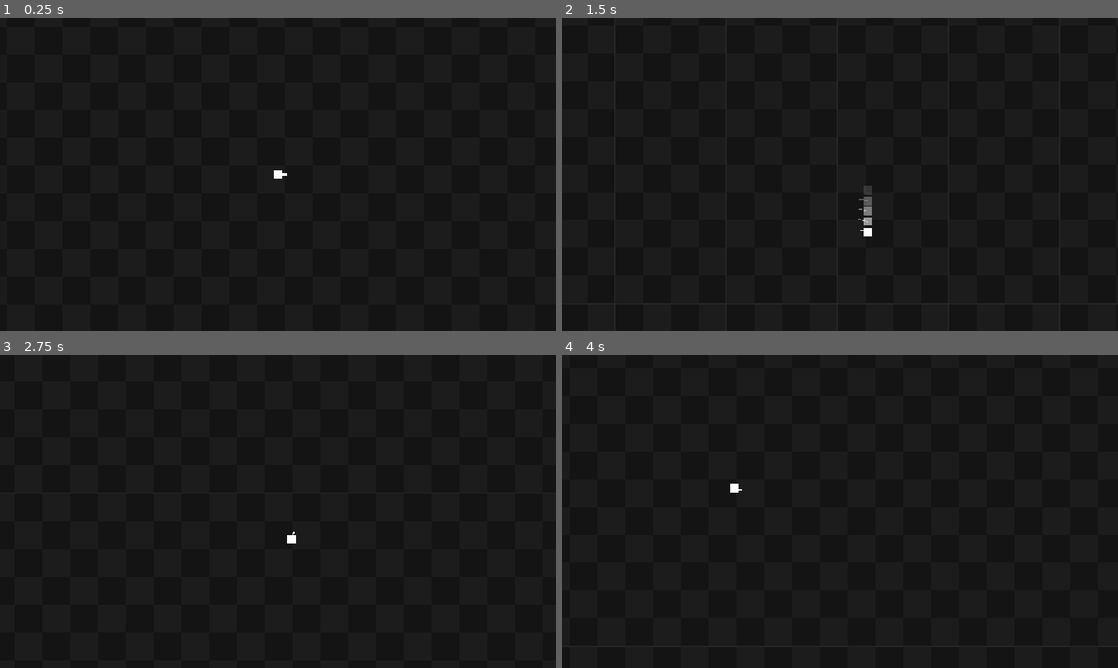
Above: before the commit, frames 1-4 (two rows, left to right).
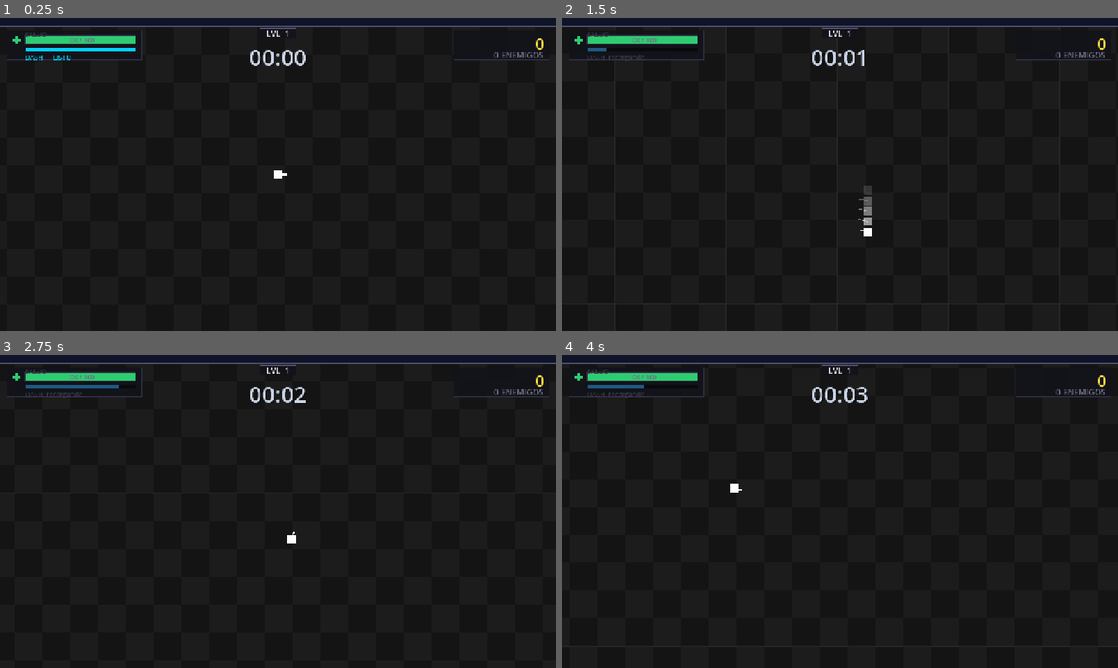
Above: after the commit, the same moments.

Repository: elJulioDev/ProyectSurvivor-Remake
Game: Godot game, scene res://scenes/gameplay.tscn
Same seed, same stepped clock (60 frames per second), same inputs: the game is played once before the commit and once after it. This scene is started directly instead of the project's main scene.
Inputs (mouse positions are in pixels of both pictures, inside the frame that each line leads up to):
- Up to frame 1 (0.25 s): no input
- Up to frame 2 (1.5 s): tap Enter at 0.5 s; move the mouse to (962, 158) at 0.52 s; hold D (move_right) 0.53-1.28 s; tap Ctrl (dash) at 0.6, 1.35 s; move the mouse to (728, 190) at 1.27 s; hold S (move_down) from 1.28 s (still down)
- Up to frame 3 (2.75 s): move the mouse to (333, 442) at 2.02 s; release S (move_down) at 2.03 s; hold D (move_right) from 2.03 s (still down); tap Ctrl (dash) at 2.1 s
- Up to frame 4 (4 s): tap Space at 2.75 s; move the mouse to (812, 574) at 2.77 s; release D (move_right) at 2.78 s; hold W (move_up) 2.78-3.53 s; tap Ctrl (dash) at 2.85, 3.6 s; tap Enter at 3.5 s; move the mouse to (1006, 558) at 3.52 s; hold A (move_left) from 3.53 s (still down)

The runs differ from the first frame. In frame 1, 2.0% of the frame differs, in the area x 0-100%, y 2-16%; in frame 2, 1.8%; in frame 3, 1.9%; in frame 4, 1.9%.

Commit message:
Implementacion de la funcionalidad del HUD para mostrar la puntuación, los enemigos vivos, salud y el tiempo de la oleada.

Diff:
--- a/scenes/gameplay.gd
+++ b/scenes/gameplay.gd
@@ -24,15 +24,14 @@
 
 	player_ref = $World/Player
 	if player_ref:
-		# En Godot 4 se conecta directamente
 		player_ref.died.connect(_on_player_died)
 		player_ref.leveled_up.connect(_on_player_leveled_up)
 
-		# 1. Mover al jugador al centro de la pantalla inicial
-		player_ref.global_position = Vector2(GameManager.WORLD_WIDTH / 2.0, GameManager.WORLD_HEIGHT / 2.0)
+		player_ref.global_position = Vector2(
+			GameManager.WORLD_WIDTH / 2.0,
+			GameManager.WORLD_HEIGHT / 2.0
+		)
 
-		# 2. Eliminamos camera.reparent(player_ref). Dejamos que camera.gd haga el seguimiento global.
-		# Forzamos un salto instantáneo para centrar la cámara al iniciar el juego.
 		if camera.has_method("snap_to_player"):
 			camera.snap_to_player()
 
@@ -43,15 +42,25 @@
 	camera.limit_top    = 0
 	camera.limit_right  = GameManager.WORLD_WIDTH
 	camera.limit_bottom = GameManager.WORLD_HEIGHT
-
-	# 3. Desactivamos el suavizado nativo de Godot para que no pelee
-	# con la física "lerp_dt" que programaste en camera.gd
 	camera.position_smoothing_enabled = false
 
 func _process(delta: float) -> void:
 	if game_over:
 		return
+
 	game_time += delta
+	_update_hud()
+
+# ── Actualiza el HUD con los datos del frame ──────────────────────────
+func _update_hud() -> void:
+	if not is_instance_valid(hud):
+		return
+
+	hud.score         = score
+	hud.enemies_alive = enemies_container.get_child_count()
+	hud.wave_time_str = _format_time(game_time)
+
+# ── Callbacks ────────────────────────────────────────────────────────
 
 func _on_player_died() -> void:
 	game_over = true
--- a/scenes/gameplay.tscn
+++ b/scenes/gameplay.tscn
@@ -4,6 +4,7 @@
 [ext_resource type="Script" uid="uid://cudqalr7suo7i" path="res://scripts/world/background_layer.gd" id="2_ct7aa"]
 [ext_resource type="PackedScene" uid="uid://j1e488b6hoow" path="res://entities/player.tscn" id="3_ocj2s"]
 [ext_resource type="Script" uid="uid://cbf04560fyyou" path="res://scripts/utils/camera.gd" id="4_ct7aa"]
+[ext_resource type="Script" uid="uid://bvc8wnm4tbetm" path="res://scripts/ui/hud.gd" id="5_hud"]
 
 [node name="Gameplay" type="Node2D" unique_id=1330324624]
 script = ExtResource("1_l1v76")
@@ -30,16 +31,18 @@
 limit_top = -1
 limit_right = 11999
 limit_bottom = 8999
-position_smoothing_enabled = true
 script = ExtResource("4_ct7aa")
 
 [node name="HUD" type="CanvasLayer" parent="." unique_id=214702150]
 
 [node name="HUDControl" type="Control" parent="HUD" unique_id=1703175734]
 layout_mode = 3
-anchors_preset = 0
-offset_right = 40.0
-offset_bottom = 40.0
-metadata/_edit_use_anchors_ = true
+anchors_preset = 15
+anchor_right = 1.0
+anchor_bottom = 1.0
+grow_horizontal = 2
+grow_vertical = 2
+mouse_filter = 2
+script = ExtResource("5_hud")
 
 [node name="Particles" type="Node2D" parent="." unique_id=1261640654]
--- /dev/null
+++ b/scripts/ui/hud.gd
@@ -0,0 +1,417 @@
+extends Control
+
+## ━━━━━━━━━━━━━━━━━━━━━━━━━━━━━━━━━━━━━━━━━━━━━━━━━━━━━━━━━━━━━
+##  hud.gd — ProyectSurvivor (Godot 4)
+##  Traducción fiel de src/ui/hud.py
+##
+##  Conexión (desde gameplay.gd cada frame):
+##      hud.score         = level.score
+##      hud.enemies_alive = len(level.enemies)
+##      hud.wave_time_str = spawn_manager.get_time_string()
+##
+##  El HUD busca al jugador por el grupo "player" automáticamente.
+## ━━━━━━━━━━━━━━━━━━━━━━━━━━━━━━━━━━━━━━━━━━━━━━━━━━━━━━━━━━━━━
+
+# ── Fuentes (tamaños aprox. a pygame.font.Font(None, N)) ─────────
+const FS_HUGE  := 52   # temporizador
+const FS_LARGE := 34   # puntuación
+const FS_SMALL := 19   # detalles / nivel
+const FS_TINY  := 15   # sub-etiquetas
+
+# ── Paleta (idéntica a hud.py) ────────────────────────────────────
+const C_BG_PANEL   := Color(0.071, 0.071, 0.102, 0.92)
+const C_BORDER     := Color(0.176, 0.176, 0.255, 1.0)
+const C_BORDER_LIT := Color(0.314, 0.314, 0.431, 1.0)
+const C_WHITE      := Color(0.922, 0.922, 0.961, 1.0)
+const C_GRAY       := Color(0.431, 0.431, 0.510, 1.0)
+const C_DIM        := Color(0.216, 0.216, 0.275, 1.0)
+const C_HP_HIGH    := Color(0.180, 0.800, 0.443, 1.0)
+const C_HP_MID     := Color(0.945, 0.769, 0.059, 1.0)
+const C_HP_LOW     := Color(0.906, 0.298, 0.235, 1.0)
+const C_HP_SHADOW  := Color(0.392, 0.078, 0.039, 1.0)
+const C_DASH_READY := Color(0.000, 0.824, 1.000, 1.0)
+const C_XP_FILL    := Color(0.314, 0.549, 1.000, 1.0)
+const C_XP_BG      := Color(0.059, 0.078, 0.157, 1.0)
+const C_XP_GLOW    := Color(0.196, 0.353, 0.784, 1.0)
+const C_SCORE      := Color(1.000, 0.863, 0.235, 1.0)
+const C_TIME       := Color(0.784, 0.824, 0.902, 1.0)
+const C_ENEMIES    := Color(0.863, 0.314, 0.235, 1.0)
+
+const WEAPON_COLORS := {
+	"PistolWeapon":       Color(0.000, 0.824, 0.824),
+	"ShotgunWeapon":      Color(1.000, 0.549, 0.157),
+	"AssaultRifleWeapon": Color(1.000, 0.863, 0.275),
+	"LaserWeapon":        Color(0.392, 0.706, 1.000),
+	"SniperWeapon":       Color(0.784, 1.000, 0.392),
+	"NovaWeapon":         Color(0.863, 0.314, 1.000),
+	"OrbitalWeapon":      Color(0.392, 0.824, 1.000),
+	"BoomerangWeapon":    Color(1.000, 0.863, 0.235),
+}
+
+const WEAPON_NAMES := {
+	"PistolWeapon":       "PISTOLA",
+	"ShotgunWeapon":      "ESCOPETA",
+	"AssaultRifleWeapon": "RIFLE",
+	"LaserWeapon":        "LASER",
+	"SniperWeapon":       "FRANCO",
+	"NovaWeapon":         "NOVA",
+	"OrbitalWeapon":      "ORBITAL",
+	"BoomerangWeapon":    "BOOMER",
+}
+
+# ── Datos públicos (actualizados por gameplay.gd cada frame) ──────
+var score         : int    = 0
+var enemies_alive : int    = 0
+var wave_time_str : String = "00:00"
+
+# ── Estado interno (animaciones suavizadas) ───────────────────────
+var _player          : Node   = null
+var _damage_health   : float  = -1.0   # barra de daño suavizada
+var _score_display   : float  = 0.0    # contador animado
+var _hp_pulse        : float  = 0.0    # pulso ícono de HP
+var _xp_anim         : float  = 0.0    # glow al subir nivel
+var _level_prev      : int    = 1
+var _time_pulse      : float  = 0.0    # pulso del temporizador
+var _font            : Font
+
+# ━━━━━━━━━━━━━━━━━━━━━━━━━━━━━━━━━━━━━━━━━━━━━━━━━━━━━━━━━━━━━━━━
+#  CICLO
+# ━━━━━━━━━━━━━━━━━━━━━━━━━━━━━━━━━━━━━━━━━━━━━━━━━━━━━━━━━━━━━━━━
+
+func _ready() -> void:
+	set_anchors_and_offsets_preset(Control.PRESET_FULL_RECT)
+	mouse_filter = Control.MOUSE_FILTER_IGNORE
+	_font = ThemeDB.fallback_font
+	_try_find_player()
+
+func _process(delta: float) -> void:
+	if not is_instance_valid(_player):
+		_try_find_player()
+	if is_instance_valid(_player):
+		_update_anims(delta)
+	queue_redraw()
+
+func _try_find_player() -> void:
+	var arr := get_tree().get_nodes_in_group("player")
+	if arr.size() > 0:
+		_player = arr[0]
+		if _damage_health < 0.0:
+			_damage_health = _player.health
+
+# ━━━━━━━━━━━━━━━━━━━━━━━━━━━━━━━━━━━━━━━━━━━━━━━━━━━━━━━━━━━━━━━━
+#  ANIMACIONES
+# ━━━━━━━━━━━━━━━━━━━━━━━━━━━━━━━━━━━━━━━━━━━━━━━━━━━━━━━━━━━━━━━━
+
+func _update_anims(dt: float) -> void:
+	var p := _player
+	var dt60 := dt * 60.0   # normalizado a 60 fps como en Pygame
+
+	# Barra de daño: cae suavemente hacia HP real
+	if _damage_health < 0.0:
+		_damage_health = p.health
+	if _damage_health > p.health:
+		var diff : float = _damage_health - float(p.health)
+		_damage_health -= maxf(diff * 0.08 * dt60, 0.3 * dt60)
+		_damage_health  = maxf(_damage_health, p.health)
+	else:
+		_damage_health = p.health
+
+	# Contador de score sube suavemente
+	var gap := float(score) - _score_display
+	if absf(gap) > 0.5:
+		_score_display += gap * 0.12 * dt60
+	else:
+		_score_display = float(score)
+
+	# Pulso ícono HP (más rápido con poca vida)
+	var hp_pct : float = float(p.health) / maxf(float(p.max_health), 1.0)
+	_hp_pulse += (1.5 + (1.0 - hp_pct) * 6.0) * dt
+
+	# Glow al subir de nivel
+	if p.level != _level_prev:
+		_xp_anim   = 1.0
+		_level_prev = p.level
+	if _xp_anim > 0.0:
+		_xp_anim = maxf(0.0, _xp_anim - 0.02 * dt60)
+
+	_time_pulse += 0.04 * dt60
+
+# ━━━━━━━━━━━━━━━━━━━━━━━━━━━━━━━━━━━━━━━━━━━━━━━━━━━━━━━━━━━━━━━━
+#  DIBUJO PRINCIPAL
+# ━━━━━━━━━━━━━━━━━━━━━━━━━━━━━━━━━━━━━━━━━━━━━━━━━━━━━━━━━━━━━━━━
+
+func _draw() -> void:
+	if not is_instance_valid(_player):
+		_draw_minimal()
+		return
+	_draw_xp_strip()
+	_draw_timer()
+	_draw_health_panel()
+	_draw_score_panel()
+	_draw_weapon_indicator()
+
+## Muestra solo el temporizador y barra XP vacía si no hay jugador
+func _draw_minimal() -> void:
+	draw_rect(Rect2(0, 0, size.x, 20), C_XP_BG)
+	draw_line(Vector2(0, 19), Vector2(size.x, 19), C_BORDER_LIT, 1.0)
+	_text_center(wave_time_str, Vector2(size.x * 0.5, 90.0), FS_HUGE, C_TIME)
+
+# ── 1. BARRA DE XP  (franja superior, h = 20) ─────────────────────
+
+func _draw_xp_strip() -> void:
+	var p   := _player
+	var W   := size.x
+	const H := 20.0
+
+	var xp_next : float = maxf(p.experience_next, 1.0) if "experience_next" in p \
+				  else maxf(p.experience_next_level, 1.0)
+	var pct : float = clampf(float(p.experience) / xp_next, 0.0, 1.0)
+
+	# Fondo
+	draw_rect(Rect2(0, 0, W, H), C_XP_BG)
+
+	# Relleno de experiencia
+	if pct > 0.0:
+		draw_rect(Rect2(0, 0, W * pct, H), C_XP_FILL)
+
+	# Glow al subir de nivel
+	if _xp_anim > 0.0:
+		draw_rect(Rect2(0, 0, W, H),
+				  Color(C_XP_GLOW.r, C_XP_GLOW.g, C_XP_GLOW.b, _xp_anim * 0.78))
+
+	# Borde inferior
+	draw_line(Vector2(0, H - 1), Vector2(W, H - 1), C_BORDER_LIT, 1.0)
+
+	# Pastilla de nivel (centrada)
+	var lv_str  := "LVL  %d" % p.level
+	var tw      := _str_w(lv_str, FS_SMALL)
+	var pill_w  := tw + 28.0
+	var pill_h  := 22.0
+	var pill_x  := W * 0.5 - pill_w * 0.5
+	var pill_y  := H + 4.0
+
+	_panel(pill_x, pill_y, pill_w, pill_h, C_BG_PANEL, C_BORDER_LIT)
+	_text_center(lv_str, Vector2(W * 0.5, pill_y + pill_h * 0.5), FS_SMALL, C_WHITE)
+
+# ── 2. TEMPORIZADOR (centro superior) ─────────────────────────────
+
+func _draw_timer() -> void:
+	var cx    := size.x * 0.5
+	var pulse := sin(_time_pulse) * 0.5 + 0.5
+	var col   := C_TIME.lerp(Color.WHITE, pulse * 0.12)
+
+	# Sombra
+	_text_center(wave_time_str, Vector2(cx + 2.0, 92.0), FS_HUGE,
+				 Color(0.0, 0.0, 0.0, 0.55))
+	# Texto
+	_text_center(wave_time_str, Vector2(cx, 90.0), FS_HUGE, col)
+
+# ── 3. PANEL DE SALUD (izquierda) ─────────────────────────────────
+
+func _draw_health_panel() -> void:
+	var p  := _player
+	const PX := 16.0
+	const PY := 28.0
+	const PW := 310.0
+	const PH := 68.0
+
+	_panel(PX, PY, PW, PH, C_BG_PANEL, C_BORDER)
+
+	var hp_pct : float = clampf(float(p.health) / maxf(float(p.max_health), 1.0), 0.0, 1.0)
+	var dmg_pct := clampf(_damage_health / maxf(p.max_health, 1.0), 0.0, 1.0)
+	var hp_col  := _hp_color(hp_pct)
+
+	# ── Ícono de cruz (pulsante) ───────────────────────────────────
+	var icon_cx := PX + 22.0
+	var icon_cy := PY + 22.0
+	var pulse   := (sin(_hp_pulse) * 0.5 + 0.5) * (0.15 + (1.0 - hp_pct) * 0.45)
+	var arm     := 9.0 * (1.0 + pulse)
+	var thick   := maxf(3.0, 5.0 * (1.0 + pulse * 0.3))
+	draw_line(Vector2(icon_cx, icon_cy - arm),
+			  Vector2(icon_cx, icon_cy + arm), hp_col, thick)
+	draw_line(Vector2(icon_cx - arm, icon_cy),
+			  Vector2(icon_cx + arm, icon_cy), hp_col, thick)
+
+	# ── Barras de HP ───────────────────────────────────────────────
+	const BX := PX + 42.0
+	const BY := PY + 12.0
+	const BW := PW - 55.0
+	const BH := 20.0
+
+	# Fondo
+	draw_rect(Rect2(BX, BY, BW, BH), Color(0.04, 0.04, 0.055))
+	# Barra de daño (sombra roja)
+	if dmg_pct > 0.0:
+		draw_rect(Rect2(BX, BY, BW * dmg_pct, BH), C_HP_SHADOW)
+	# HP actual
+	if hp_pct > 0.0:
+		draw_rect(Rect2(BX, BY, BW * hp_pct, BH), hp_col)
+	# Borde
+	draw_rect(Rect2(BX, BY, BW, BH), C_BORDER, false, 1.0)
+
+	# Texto "123 / 100"
+	var hp_str := "%d / %d" % [int(p.health), int(p.max_health)]
+	_text_center(hp_str, Vector2(BX + BW * 0.5, BY + BH * 0.5), FS_TINY, C_GRAY)
+
+	# Etiqueta SALUD
+	_text("SALUD", Vector2(BX, BY - 14.0), FS_TINY, C_DIM)
+
+	# ── Barra de Dash ─────────────────────────────────────────────
+	var dash_y   := BY + BH + 8.0
+	var dash_pct : float = float(p.get_dash_cooldown_fraction()) if p.has_method("get_dash_cooldown_fraction") else 1.0
+	var dash_unlocked : bool = bool(p.dash_unlocked) if "dash_unlocked" in p else false
+
+	draw_rect(Rect2(BX, dash_y, BW, 8.0), Color(0.04, 0.04, 0.055))
+
+	if dash_pct > 0.0:
+		var dc : Color
+		if not dash_unlocked:
+			dc = C_DIM
+		elif dash_pct >= 0.99:
+			dc = C_DASH_READY
+		else:
+			dc = Color(0.118, 0.353, 0.510)
+		draw_rect(Rect2(BX, dash_y, BW * dash_pct, 8.0), dc)
+
+	var dash_lbl : String
+	var dash_col : Color
+	if not dash_unlocked:
+		dash_lbl = "DASH — BLOQUEADO"
+		dash_col = C_DIM
+	elif dash_pct >= 0.99:
+		dash_lbl = "DASH — LISTO"
+		dash_col = C_DASH_READY
+	else:
+		dash_lbl = "DASH  recargando…"
+		dash_col = C_DIM
+	_text(dash_lbl, Vector2(BX, dash_y + 11.0), FS_TINY, dash_col)
+
+# ── 4. PANEL DE PUNTUACIÓN (derecha) ──────────────────────────────
+
+func _draw_score_panel() -> void:
+	const PW := 220.0
+	const PH := 68.0
+	const PY := 28.0
+	var   px := size.x - PW - 16.0
+
+	_panel(px, PY, PW, PH, C_BG_PANEL, C_BORDER)
+
+	# Score (contador animado)
+	var sc_str := _fmt_score(int(_score_display))
+	var sc_w   := _str_w(sc_str, FS_LARGE)
+	_text(sc_str, Vector2(px + PW - sc_w - 12.0, PY + 8.0), FS_LARGE, C_SCORE)
+
+	# Separador
+	var sep_y := PY + PH * 0.5 + 4.0
+	draw_line(Vector2(px + 10.0, sep_y),
+			  Vector2(px + PW - 10.0, sep_y), C_BORDER, 1.0)
+
+	# Contador de enemigos
+	var en_col := C_ENEMIES if enemies_alive > 0 else C_GRAY
+	var en_str := "%d ENEMIGOS" % enemies_alive
+	var en_w   := _str_w(en_str, FS_SMALL)
+	_text(en_str, Vector2(px + PW - en_w - 12.0, sep_y + 6.0), FS_SMALL, en_col)
+
+# ── 5. INDICADOR DE ARMAS (centro inferior) ───────────────────────
+
+func _draw_weapon_indicator() -> void:
+	var p := _player
+	if not ("weapons" in p) or p.weapons == null or p.weapons.size() == 0:
+		return
+
+	const SLOT_W := 54.0
+	const SLOT_H := 54.0
+	const GAP    := 8.0
+
+	var n : int = p.weapons.size()
+	var total_w : float = n * SLOT_W + (n - 1) * GAP
+	var start_x  := size.x * 0.5 - total_w * 0.5
+	var base_y   := size.y - SLOT_H - 20.0
+	var cur_idx  := int(p.current_weapon_index) if "current_weapon_index" in p else 0
+
+	for i in range(n):
+		var weapon     = p.weapons[i]
+		var is_active  := (i == cur_idx)
+		var sx         := start_x + i * (SLOT_W + GAP)
+		var wtype : String = str(weapon.get_class()) if weapon.has_method("get_class") else ""
+		var wc : Color  = WEAPON_COLORS.get(wtype, C_BORDER)
+		var bd_col      = wc if is_active else C_BORDER
+		var bd_w        = 2.0 if is_active else 1.0
+
+		_panel(sx, base_y, SLOT_W, SLOT_H, C_BG_PANEL, bd_col, bd_w)
+
+		# Número de tecla
+		_text(str(i + 1), Vector2(sx + 6.0, base_y + 5.0), FS_SMALL,
+			  C_WHITE if is_active else C_DIM)
+
+		# Nombre corto del arma
+		var wname : String = WEAPON_NAMES.get(wtype, "ARMA")
+		var wn_w  := _str_w(wname, FS_TINY)
+		_text(wname, Vector2(sx + (SLOT_W - wn_w) * 0.5, base_y + SLOT_H - 18.0),
+			  FS_TINY, wc if is_active else C_DIM)
+
+		# Barra de recarga (solo arma activa)
+		if is_active:
+			var cd_pct := 1.0
+			if "cooldown" in weapon and "current_cooldown" in weapon:
+				var cd_max := maxf(float(weapon.cooldown), 1.0)
+				cd_pct = 1.0 - clampf(float(weapon.current_cooldown) / cd_max, 0.0, 1.0)
+			var bar_y := base_y + SLOT_H - 6.0
+			var bw    := SLOT_W - 10.0
+			draw_rect(Rect2(sx + 5.0, bar_y, bw, 4.0), Color(0.04, 0.04, 0.055))
+			if cd_pct > 0.0:
+				draw_rect(Rect2(sx + 5.0, bar_y, bw * cd_pct, 4.0), wc)
+
+# ━━━━━━━━━━━━━━━━━━━━━━━━━━━━━━━━━━━━━━━━━━━━━━━━━━━━━━━━━━━━━━━━
+#  PRIMITIVAS DE DIBUJO
+# ━━━━━━━━━━━━━━━━━━━━━━━━━━━━━━━━━━━━━━━━━━━━━━━━━━━━━━━━━━━━━━━━
+
+## Panel con fondo sólido y borde (sin bordes redondeados = eficiente)
+func _panel(x: float, y: float, w: float, h: float,
+			bg: Color, border: Color, bw: float = 1.0) -> void:
+	draw_rect(Rect2(x, y, w, h), bg)
+	draw_rect(Rect2(x, y, w, h), border, false, bw)
+
+## Texto: pos = esquina superior-izquierda del bloque
+func _text(t: String, pos: Vector2, fs: int, col: Color) -> void:
+	if t.is_empty() or not is_instance_valid(_font):
+		return
+	var baseline := pos.y + _font.get_ascent(fs)
+	draw_string(_font, Vector2(pos.x, baseline), t,
+				HORIZONTAL_ALIGNMENT_LEFT, -1, fs, col)
+
+## Texto centrado en el punto (cx, cy)
+func _text_center(t: String, center: Vector2, fs: int, col: Color) -> void:
+	if t.is_empty() or not is_instance_valid(_font):
+		return
+	var tw       := _str_w(t, fs)
+	var baseline := center.y + (_font.get_ascent(fs) - _font.get_descent(fs)) * 0.5
+	draw_string(_font, Vector2(center.x - tw * 0.5, baseline), t,
+				HORIZONTAL_ALIGNMENT_LEFT, -1, fs, col)
+
+## Ancho de una cadena en píxeles
+func _str_w(t: String, fs: int) -> float:
+	if not is_instance_valid(_font):
+		return 0.0
+	return _font.get_string_size(t, HORIZONTAL_ALIGNMENT_LEFT, -1, fs).x
+
+## Color de barra según porcentaje de vida
+func _hp_color(pct: float) -> Color:
+	if pct > 0.5:  return C_HP_HIGH
+	if pct > 0.25: return C_HP_MID
+	return C_HP_LOW
+
+## Formatea score con punto como separador de miles: 1234567 → "1.234.567"
+func _fmt_score(s: int) -> String:
+	if s <= 0:
+		return "0"
+	var result := ""
+	var n      := s
+	var count  := 0
+	while n > 0:
+		if count > 0 and count % 3 == 0:
+			result = "." + result
+		result = str(n % 10) + result
+		n /= 10
+		count += 1
+	return result
Not shown, added: scripts/ui/hud.gd.uid
